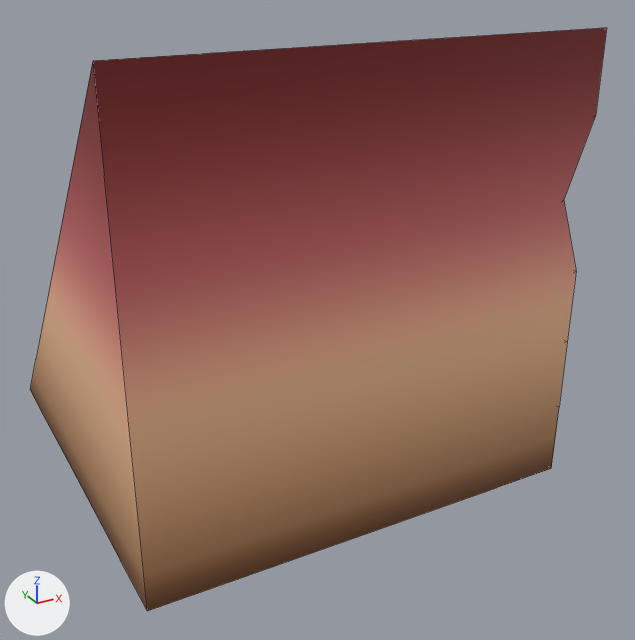
An edit to the FBX model Assets/Models/TileSets/Tileset 1/ramp1.001.fbx, drawn before and after from the same camera.
Both versions are drawn from a 50 mm camera at (-0.845, -1.791, 0.666) aimed at (0.072, -0.124, -0.168). Lighting does not change. The marker at lower left points along +X, +Y and +Z. Mesh edges are drawn as thin lines. Where no turn or scale is listed for an object, it has been applied to the vertices.

In view in the first picture: 'ramp1.001'.
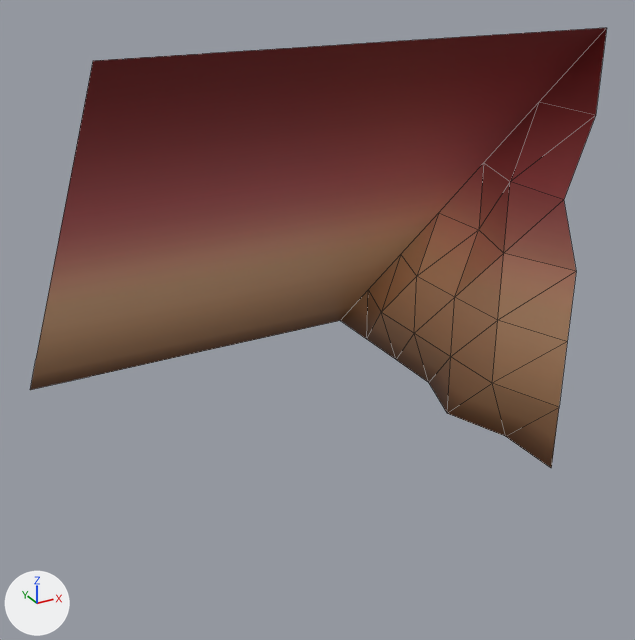
Location of each change, [x1, y1, x2, y2] in pixels of the pictures (635 x 640 px):
'ramp1.001', reshaped (24% shorter): before [30, 28, 607, 611]; after [30, 28, 607, 468]
part 1 of me_cube_056, deleted: before [30, 28, 607, 611]

Diff of the bpy script that builds the scene:
```diff
--- a/Assets/Models/TileSets/Tileset 1/ramp1.001.fbx.py
+++ b/Assets/Models/TileSets/Tileset 1/ramp1.001.fbx.py
@@ me_cube_056 @@
 # used by ob_ramp1_001; location = (0.0, 0.0, 0.0)
-me_cube_056.from_pydata(...)  # 61 vertices, 40 faces; spans x -0.5..0.5, y -0.5..0.5, z -0.5..0.5
+me_cube_056.from_pydata(...)  # 45 vertices, 37 faces; spans x -0.5..0.5, y -0.5..0.5, z -0.5..0.5
+# me_cube_056 part 1
+# 16 vertices are removed from x -0.5..0.333, y -0.5..0.333, z -0.5..0.333
+# 3 faces are deleted
 me_cube_056.materials.append(mat_foundationtexture)
```
